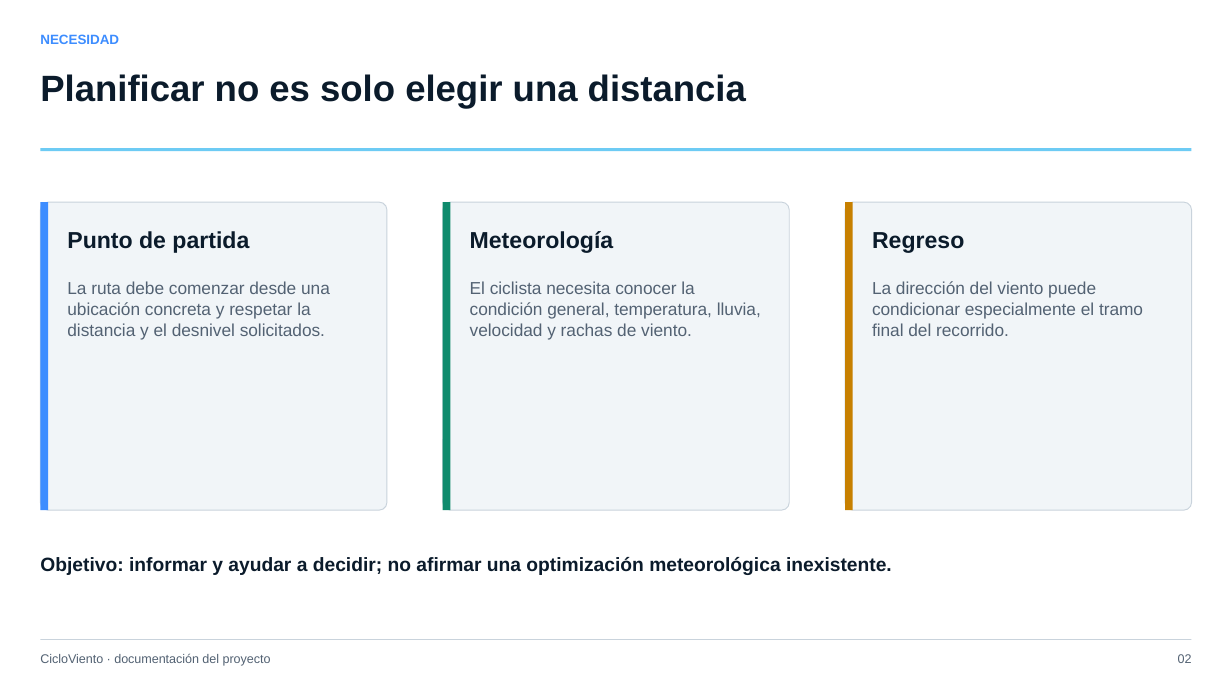
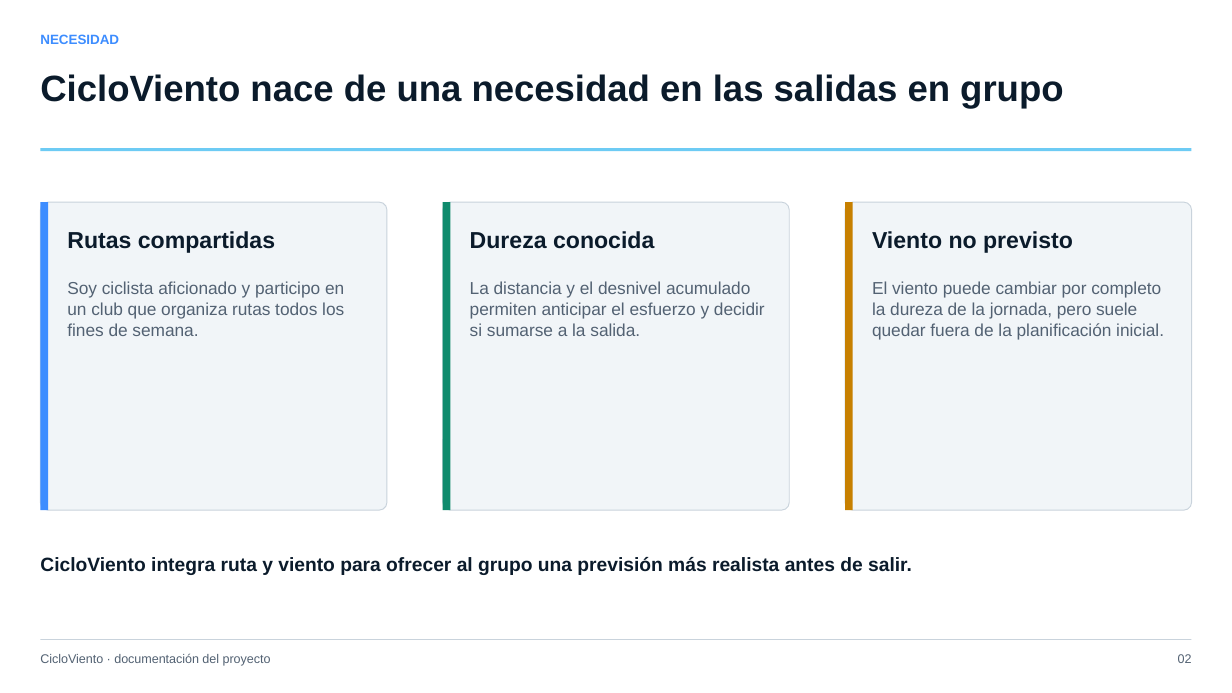
Before and after one commit to FerMacDev/CicloViento, a slide deck: slide 2 of outputs/CicloViento-presentacion-proyecto.pptx. Drawn at 1232x693 pixels with LibreOffice and Linux fonts; fonts in the diff are those of the drawing. Boxes give left, top, right and bottom in pixels: in the first picture for what was removed or moved away, otherwise in the second. Text is boxed around its words. In the diff, an @@ line names an element or a change of style, - is before the commit and + after.

Commit message:
docs: add project origin to TFM presentation

```diff
--- a/outputs/CicloViento-presentacion-proyecto.pptx
+++ b/outputs/CicloViento-presentacion-proyecto.pptx
@@ text at <box>40,74,1063,109</box>: text changed @@
-Planificar no es solo elegir una distancia
+CicloViento nace de una necesidad en las salidas en grupo
@@ text at <box>67,231,275,253</box>: text changed @@
-Punto de partida
+Rutas compartidas
@@ text at <box>470,231,654,249</box>: text changed @@
-Meteorología
+Dureza conocida
@@ text at <box>872,231,1073,253</box>: text changed @@
-Regreso
+Viento no previsto
@@ text at <box>67,281,344,336</box>: text changed @@
-La ruta debe comenzar desde una ubicación concreta y respetar la distancia y el desnivel solicitados.
+Soy ciclista aficionado y participo en un club que organiza rutas todos los fines de semana.
@@ text at <box>470,281,765,336</box>: text changed @@
-El ciclista necesita conocer la condición general, temperatura, lluvia, velocidad y rachas de viento.
+La distancia y el desnivel acumulado permiten anticipar el esfuerzo y decidir si sumarse a la salida.
@@ text at <box>872,281,1164,339</box>: text changed @@
-La dirección del viento puede condicionar especialmente el tramo final del recorrido.
+El viento puede cambiar por completo la dureza de la jornada, pero suele quedar fuera de la planificación inicial.
@@ text at <box>40,557,912,575</box>: text changed @@
-Objetivo: informar y ayudar a decidir; no afirmar una optimización meteorológica inexistente.
+CicloViento integra ruta y viento para ofrecer al grupo una previsión más realista antes de salir.
```
